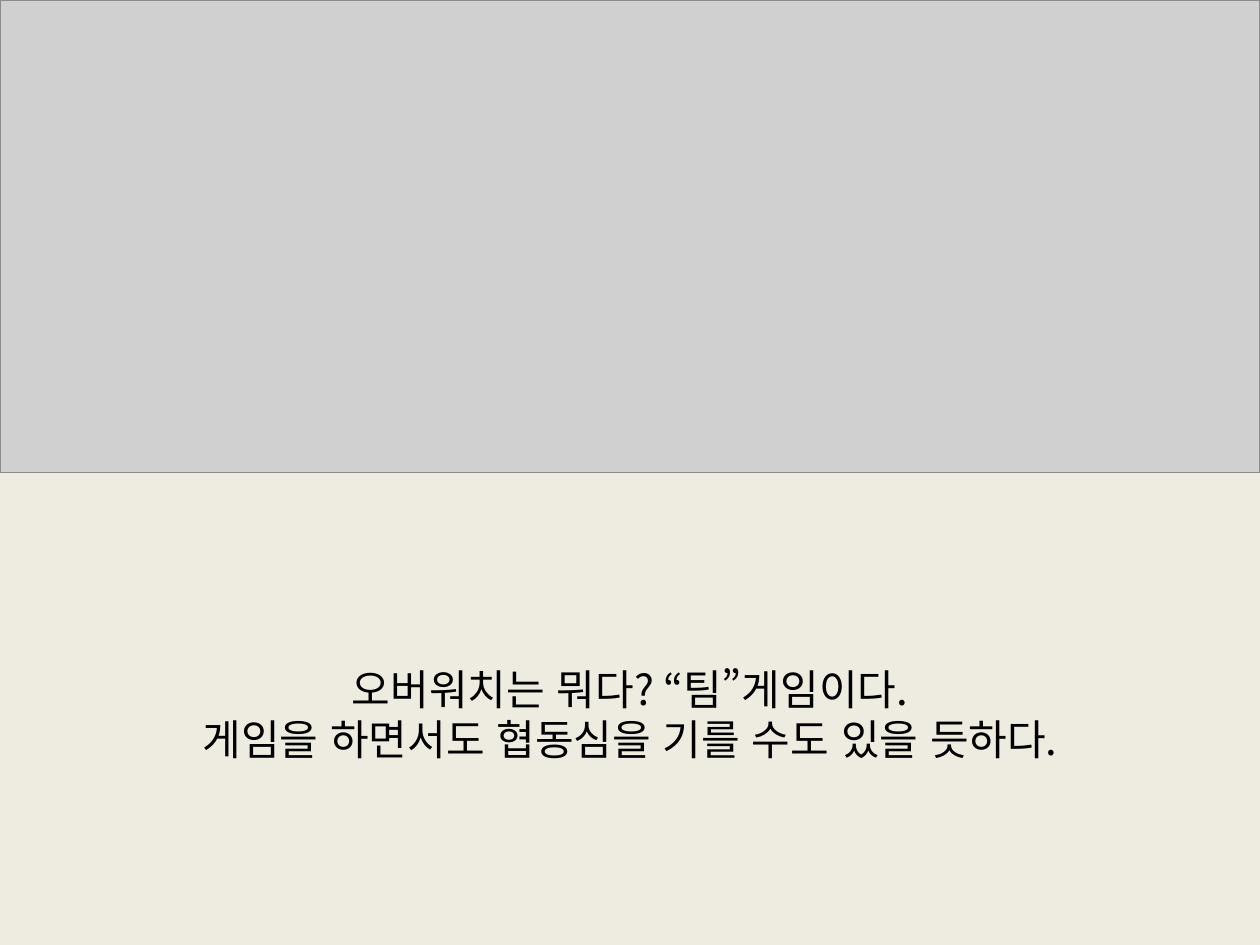
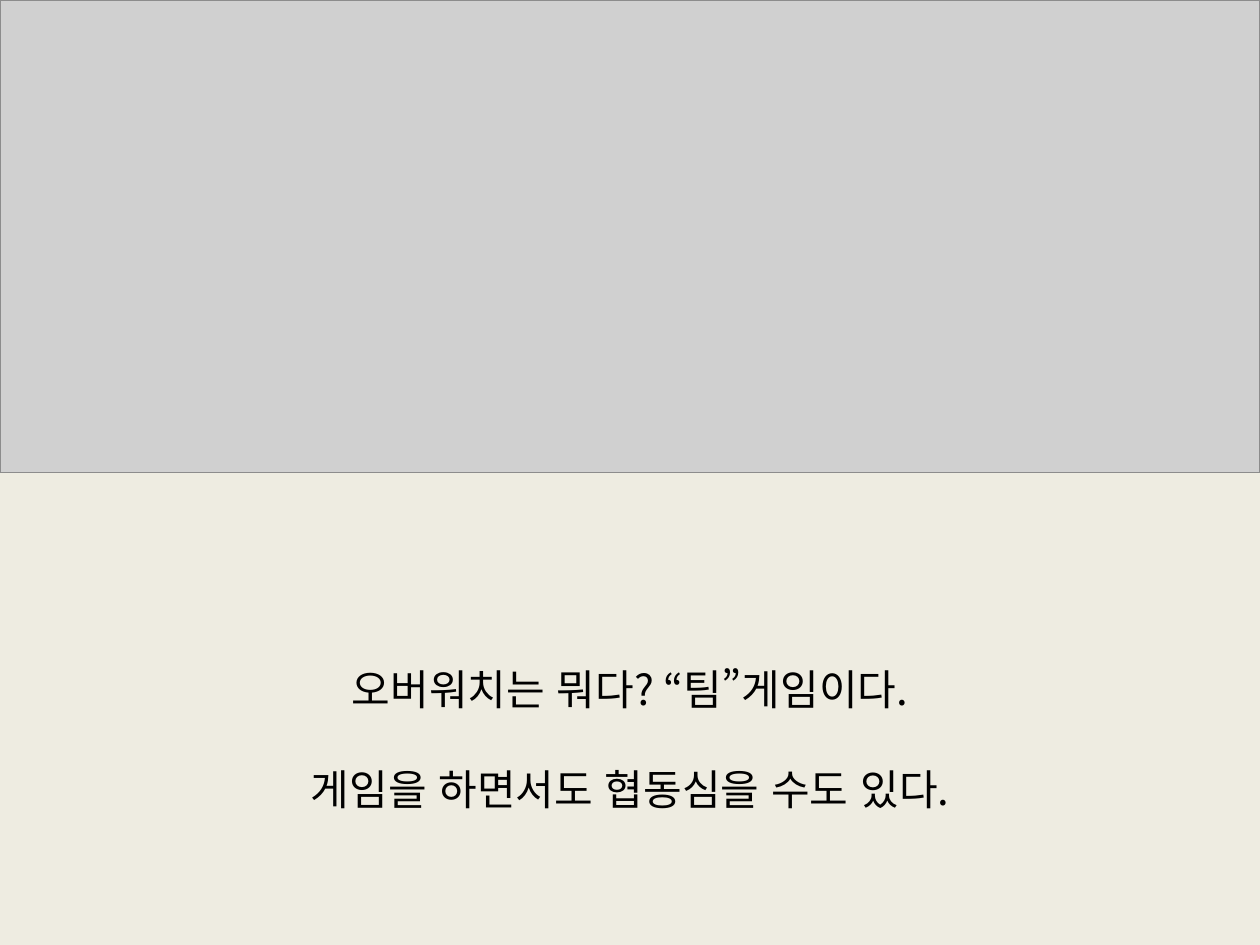
Before and after one commit to sunwoong37/MIS, a slide deck: slide 3 of MIS 개인과제2.pptx. Drawn at 1260x945 pixels with LibreOffice and Linux fonts; fonts in the diff are those of the drawing; grey boxes stand for pictures. Boxes give left, top, right and bottom in pixels: in the first picture for what was removed or moved away, otherwise in the second. Text is boxed around its words. In the diff, an @@ line names an element or a change of style, - is before the commit and + after.

```diff
--- a/MIS 개인과제2.pptx
+++ b/MIS 개인과제2.pptx
@@ text at box(311, 770, 949, 809): text changed @@
-게임을 하면서도 협동심을 기를 수도 있을 듯하다.
+게임을 하면서도 협동심을 수도 있다.
```
Also in this commit, not shown: 1 other slide changed, 1 slide added, 1 slide removed, 1 other file.
